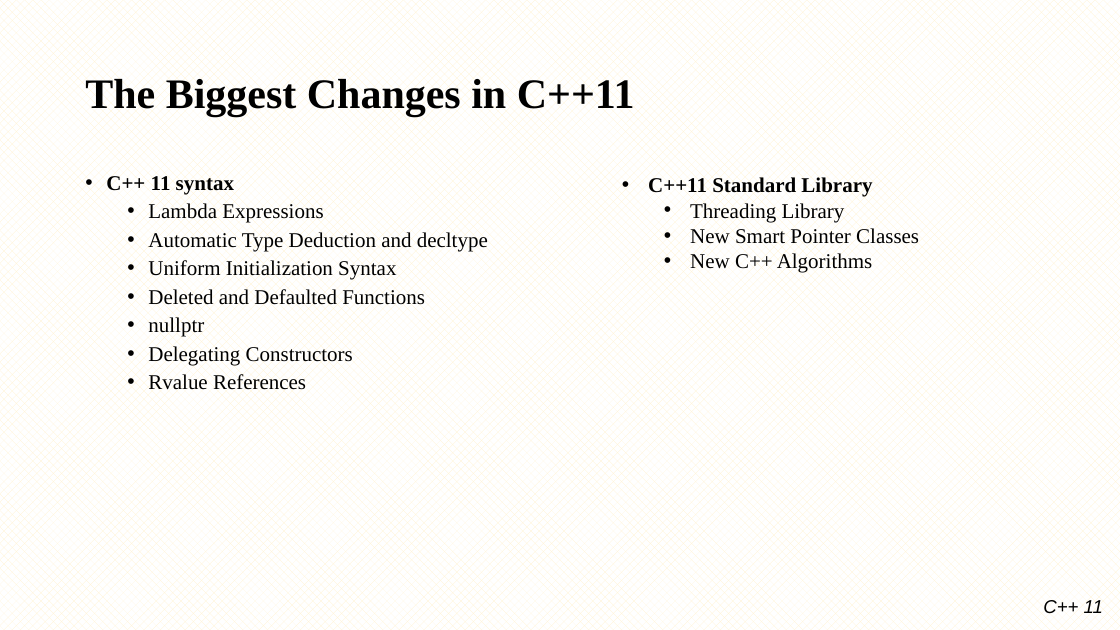
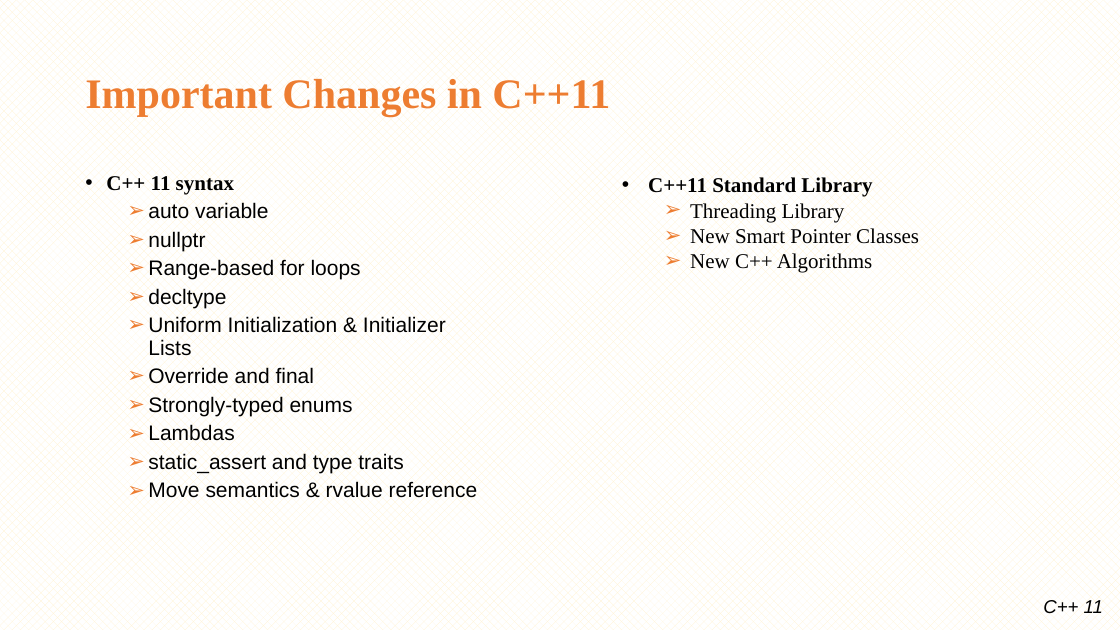
Before and after one commit to minhthedt/hello-world, a slide deck: slide 5 of Training/LG_Training_C++11.pptx. Drawn at 1120x630 pixels with LibreOffice and Linux fonts; fonts in the diff are those of the drawing; background and template pictures are left out. Boxes give left, top, right and bottom in pixels: in the first picture for what was removed or moved away, otherwise in the second. Text is boxed around its words. In the diff, an @@ line names an element or a change of style, - is before the commit and + after.

```diff
--- a/Training/LG_Training_C++11.pptx
+++ b/Training/LG_Training_C++11.pptx
@@ title at [85, 78, 610, 116]: text changed; text colour #000000 to #ED7D31 @@
-The Biggest Changes in C++11
+Important Changes in C++11
@@ text at [148, 202, 268, 219]: text changed; font Times New Roman to Arial @@
-  • Lambda Expressions
-  • Automatic Type Deduction and decltype
-  • Uniform Initialization Syntax
-  • Deleted and Defaulted Functions
+  ➢ auto variable
@@ text at [148, 231, 205, 251]: font Times New Roman to Arial in "nullptr"; bullet • to ➢ @@
@@ text at [148, 259, 478, 498]: text changed; font Times New Roman to Arial @@
-  • Delegating Constructors
-  • Rvalue References
+  ➢ Range-based for loops
+  ➢ decltype
+  ➢ Uniform Initialization & Initializer Lists
+  ➢ Override and final
+  ➢ Strongly-typed enums
+  ➢ Lambdas
+  ➢ static_assert and type traits
+  ➢ Move semantics & rvalue reference
```
Also in this commit, not shown: 3 other slides changed, 35 slides added, 9 slides removed, 21 other files.
